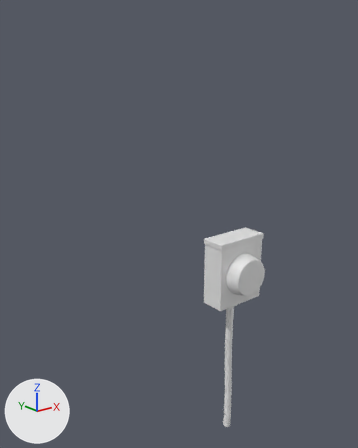
An edit to the Blender file electric-box.blend, drawn before and after from the same camera.
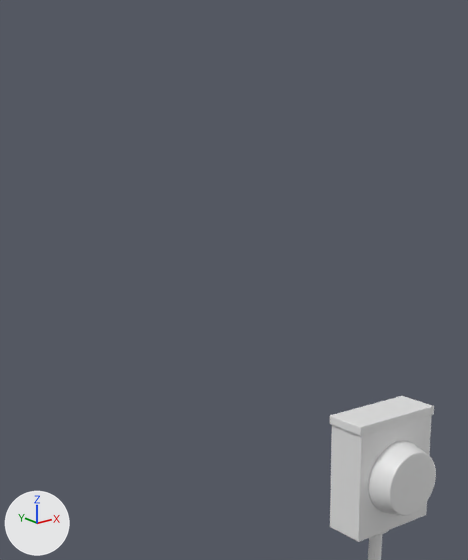
Each version appears first whole from a camera (50 mm lens) standing at (-3.31, -3.28, 1.96) and looking at (-0.36, 0.39, 0.49), and next in a close-up on the part from 4% to 79% of the width and 0% to 72% of the height. Lighting does not change. The marker at lower left points along +X, +Y and +Z.

The older version as bpy lines, for what is in view:
```python
me_cube = bpy.data.meshes.new('Cube')
me_cube.from_pydata(...)  # 162 vertices, 156 faces; spans x -1.04..1.04, y -1.19..0.9, z -0.86..1.18
me_cube.materials.append(mat_material)  # white #e7e7e7
me_cylinder = bpy.data.meshes.new('Cylinder')
me_cylinder.from_pydata(...)  # 192 vertices, 162 faces; spans x -1.17..1.17, y -0.91..1.43, z 1.29..3.3
me_cylinder.materials.append(mat_material)  # white #e7e7e7
ob_electricbox = bpy.data.objects.new('ElectricBox', me_cube)
ob_electricbox.location = (0.0, 0.0, 0.0)
ob_electricbox.scale = (0.277, 0.12, 0.336)
ob_meter = bpy.data.objects.new('Meter', me_cylinder)
ob_meter.location = (0.0, 0.0, -0.014)
ob_meter.rotation_euler = (1.571, 0.0, 0.0)  # degrees (90, 0, 0)
ob_meter.scale = (0.187, 0.187, 0.0838)
_m = ob_meter.modifiers.new('Subdivision', 'SUBSURF')
_m.levels = 2
```
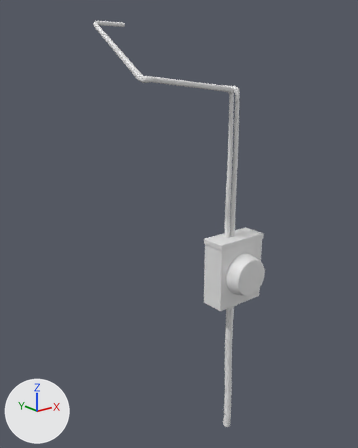
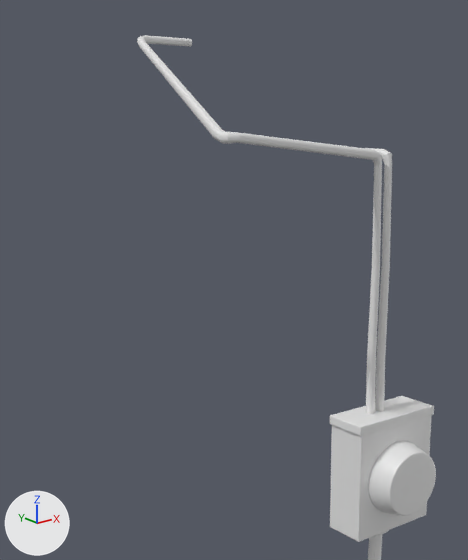
Commit message: added electric lines to house

Changed parts and their boxes [x1, y1, x2, y2] in the close-ups (468 x 560 px):
'LineToHouse', added
    after: [137, 35, 382, 414]
'LineToHouse.001', added
    after: [365, 148, 392, 412]

The edits, one by one:
Mesh me_cube_004 is new.
It has 168 vertices, 145 faces and spans x -18.8..-6.7, y -1.0..1.4, z -8.6..56.0.
Mesh me_cube_003 is new.
It has 360 vertices, 338 faces and spans x -45.3..-6.7, y -1.0..35.2, z -8.6..77.9.
Object 'LineToHouse.001' (ob_linetohouse_001) is new; it shows me_cube_004.
Its location is (-0.012, -0.2, 0.395).
Its rotation in degrees is (0, 0, -91).
Its scale is (0.0253, 0.0253, 0.0253).
Object 'LineToHouse' (ob_linetohouse) is new; it shows me_cube_003.
Its location is (0.119, 0.0, 0.395).
Its scale is (0.0253, 0.0253, 0.0253).
